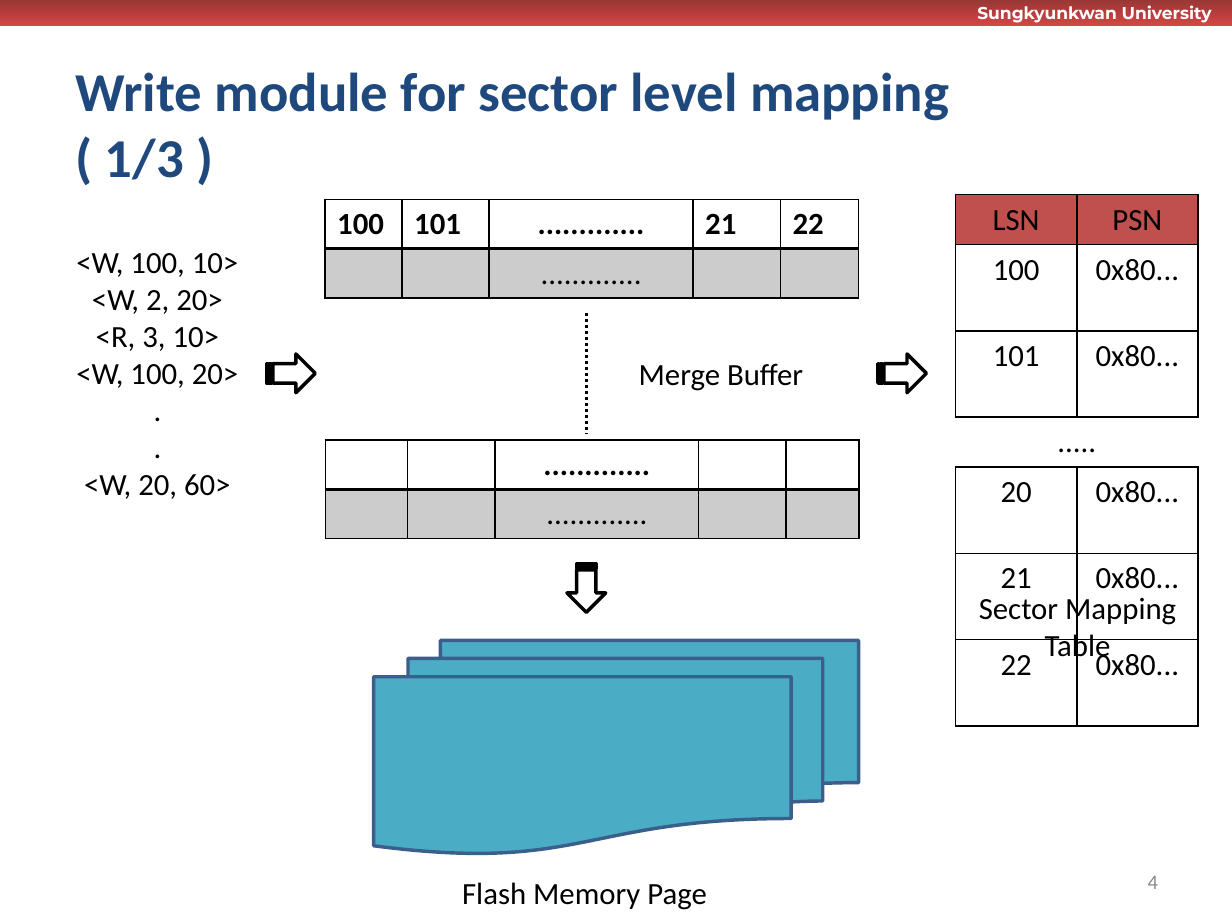
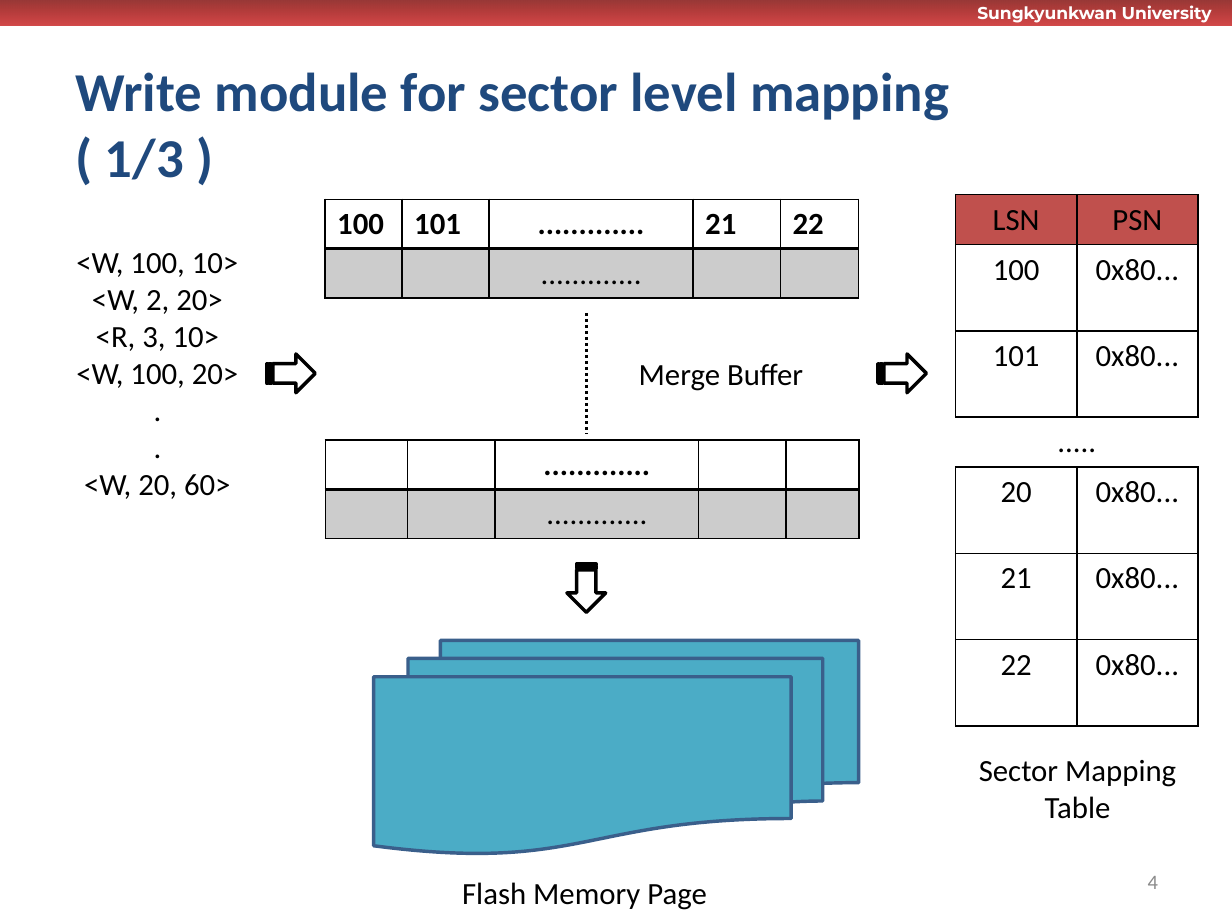
Before and after one commit to wurikiji/tutorial2-dev, a slide deck: slide 4 of docs/발표자료.pptx. Drawn at 1232x924 pixels with LibreOffice and Linux fonts; fonts in the diff are those of the drawing; background and template pictures are left out. Boxes give left, top, right and bottom in pixels: in the first picture for what was removed or moved away, otherwise in the second. Text is boxed around its words. In the diff, an @@ line names an element or a change of style, - is before the commit and + after.

```diff
--- a/docs/발표자료.pptx
+++ b/docs/발표자료.pptx
@@ text "Sector Mapping" rewrapped from (x1=979, y1=593, x2=1176, y2=664) to (x1=979, y1=760, x2=1176, y2=819) @@
```
Also in this commit, not shown: 4 other slides changed.
